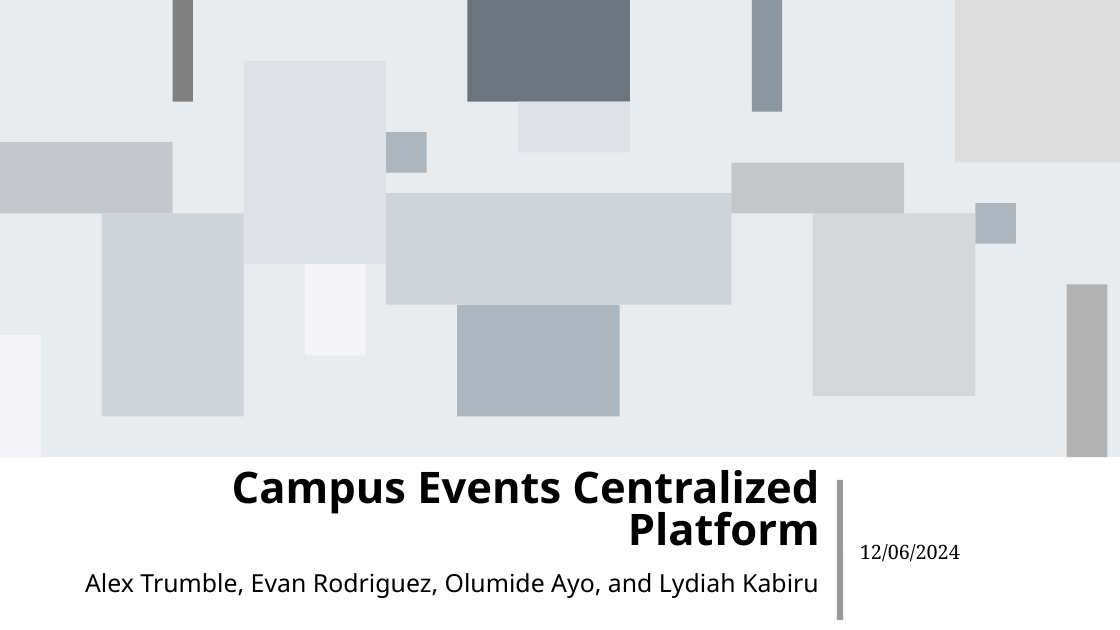
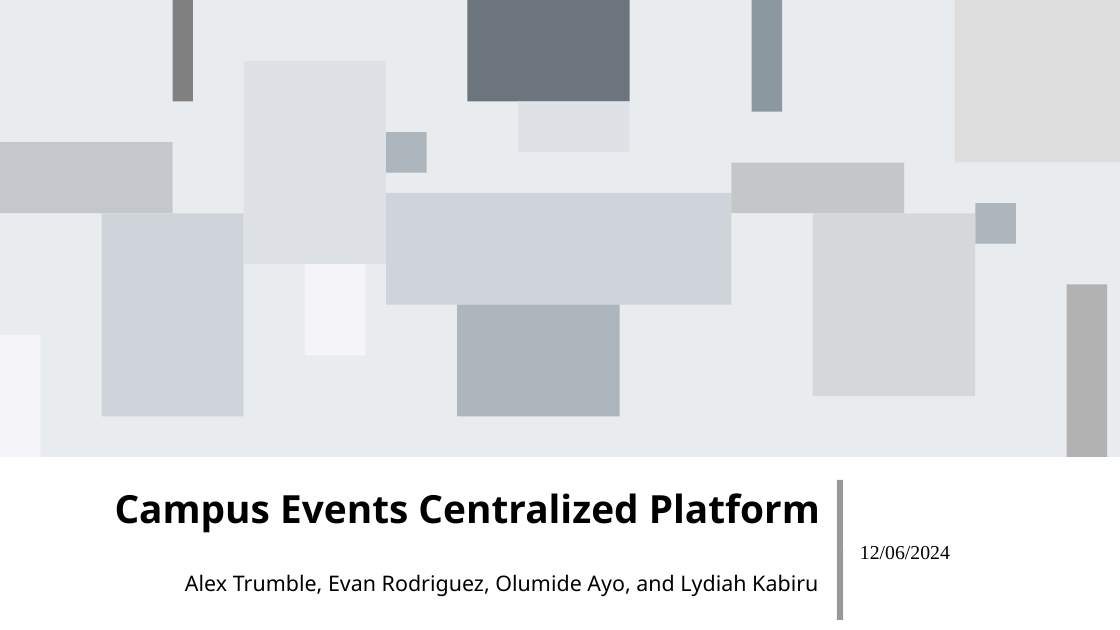
Before and after one commit to evSnow/Event_Planner, a slide deck: slide 1 of 3444Presentation.pptx. Drawn at 1120x630 pixels with LibreOffice and Linux fonts; fonts in the diff are those of the drawing. Boxes give left, top, right and bottom in pixels: in the first picture for what was removed or moved away, otherwise in the second. Text is boxed around its words. In the diff, an @@ line names an element or a change of style, - is before the commit and + after.

```diff
--- a/3444Presentation.pptx
+++ b/3444Presentation.pptx
@@ title "Campus Events Centralized Platform" at <box>115,493,820,533</box>: size 30.8 to 27.5 pt @@
@@ subtitle "Alex Trumble, Evan Rodriguez, Olumide ..." at <box>185,574,818,596</box>: size 17.6 to 15.2 pt @@
@@ text "12/06/2024" at <box>860,546,950,560</box>: font Noto Serif to Times New Roman @@
```
Also in this commit, not shown: 3 other slides changed, 1 other file.
